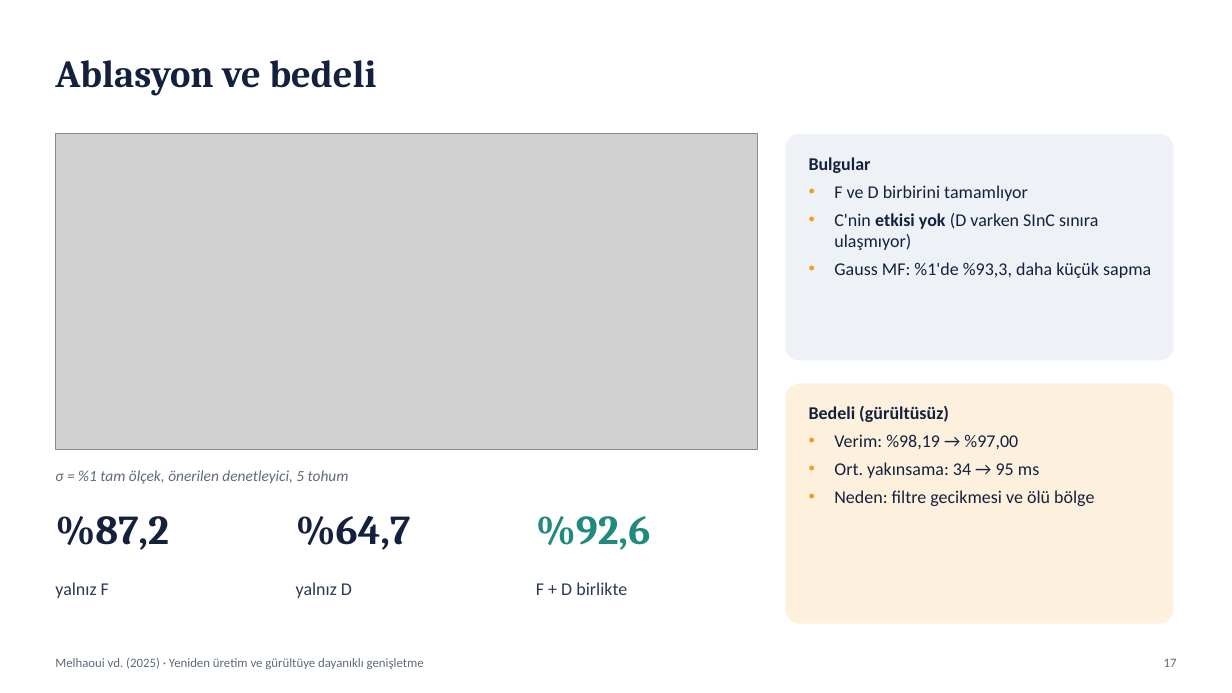
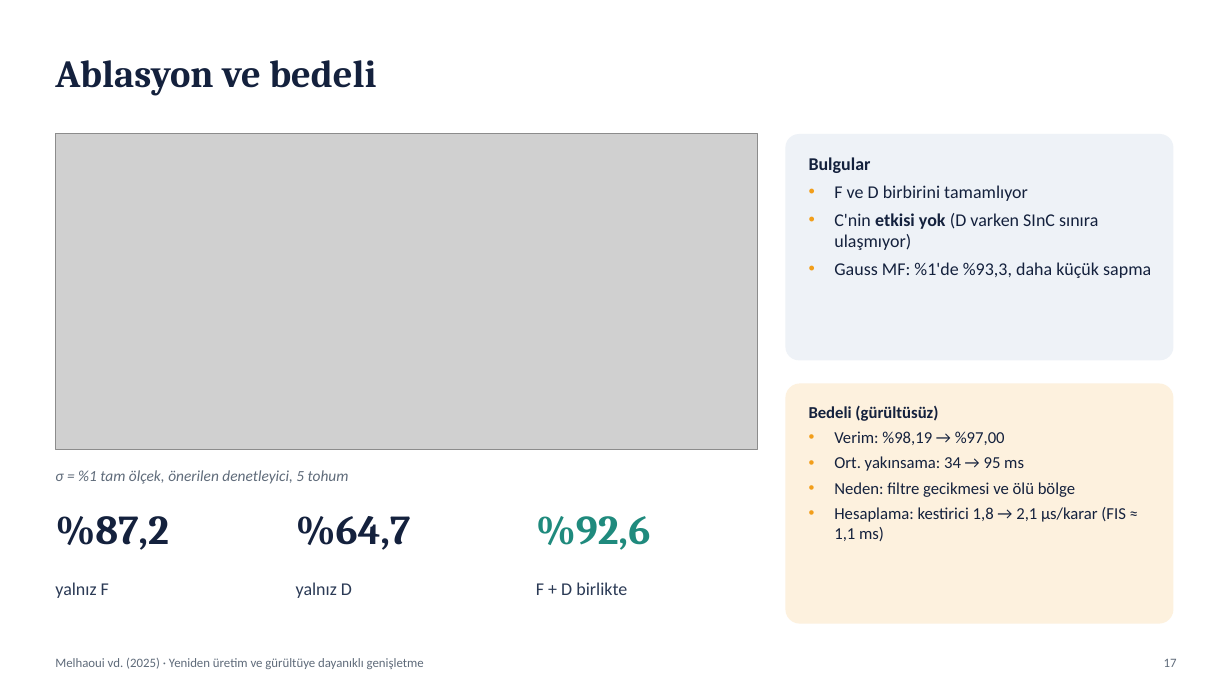
Before and after one commit to YigithanC/hybrid-fuzzy, a slide deck: slide 17 of presentation/presentation.pptx. Drawn at 1232x693 pixels with LibreOffice and Linux fonts; fonts in the diff are those of the drawing; grey boxes stand for pictures. Boxes give left, top, right and bottom in pixels: in the first picture for what was removed or moved away, otherwise in the second. Text is boxed around its words. In the diff, an @@ line names an element or a change of style, - is before the commit and + after.

```diff
--- a/presentation/presentation.pptx
+++ b/presentation/presentation.pptx
@@ text at (x1=809, y1=405, x2=1075, y2=497): size 14 to 13 pt in "Bedeli (gürültüsüz)", "Verim: %98,19 → %97,00", "Ort. yakınsama: 34 → 95 ms", "Neden: filtre gecikmesi ve ölü bölge"; less space between paragraphs @@
@@ text at (x1=834, y1=507, x2=1126, y2=541): paragraph added @@
+• Hesaplama: kestirici 1,8 → 2,1 µs/karar (FIS ≈ 1,1 ms)
```
Also in this commit, not shown: 9 other files.
